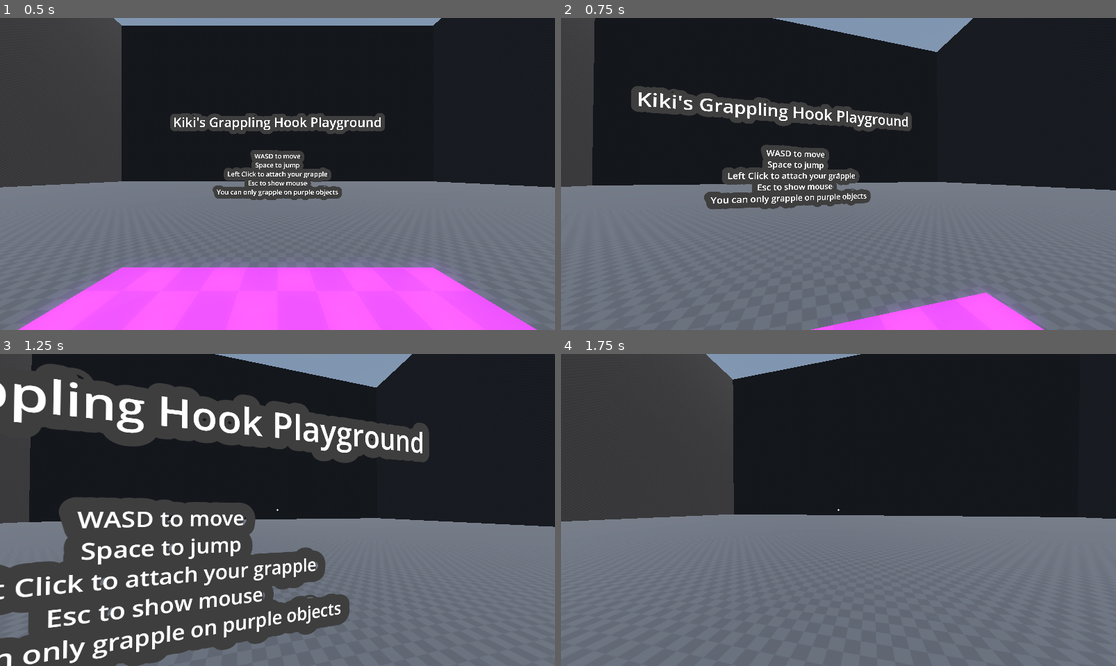
Above: before the commit, frames 1-4 (two rows, left to right).
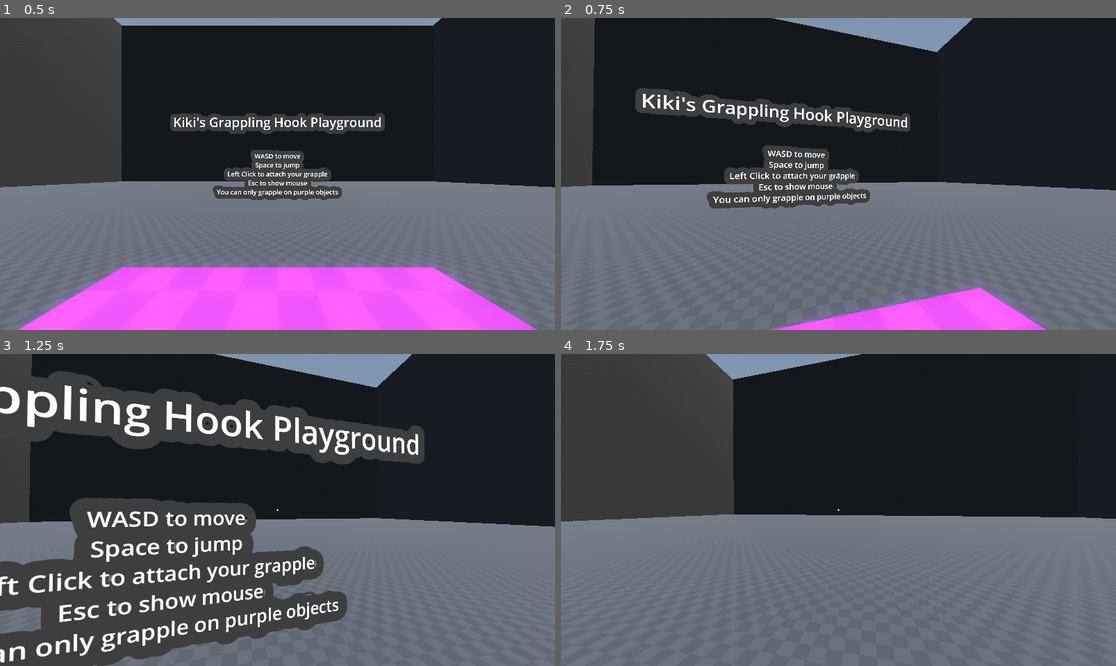
Above: after the commit, the same moments.

Repository: Skeats/grappling-hook-game
Game: Godot game, scene res://scenes/main.tscn
Same seed, same stepped clock (60 frames per second), same inputs: the game is played once before the commit and once after it.
Inputs (mouse positions are in pixels of both pictures, inside the frame that each line leads up to):
- Up to frame 1 (0.5 s): no input
- Up to frame 2 (0.75 s): tap Enter at 0.5 s; move the mouse to (866, 174) at 0.52 s; press the mouse at (866, 174) at 0.53 s; hold W (forward) from 0.53 s (still down)
- Up to frame 3 (1.25 s): keep holding W (forward); tap Space (jump) at 0.77 s
- Up to frame 4 (1.75 s): keep holding W (forward); move the mouse to (810, 510) at 1.27 s; release the mouse at (810, 510) at 1.28 s; click (810, 510) at 1.35 s; tap Space (jump) at 1.52 s

Frame 1 is identical in both runs. In frame 2, 3.2% of the frame differs, in the area x 5-97%, y 0-100%; in frame 3, 14%, in the area x 0-98%, y 0-100%; in frame 4, less than 0.1%.

Commit message:
adjusted player air movespeed

Diff:
--- a/prefabs/player/player.gd
+++ b/prefabs/player/player.gd
@@ -1,6 +1,6 @@
 extends CharacterBody3D
 
-const MAX_SPEED_AIR = 2.0
+const MAX_SPEED_AIR = 1.2
 const MAX_SPEED_GROUND = 6.0
 const MAX_ACCELERATION = 10 * MAX_SPEED_GROUND
 const GRAVITY = 15.34
